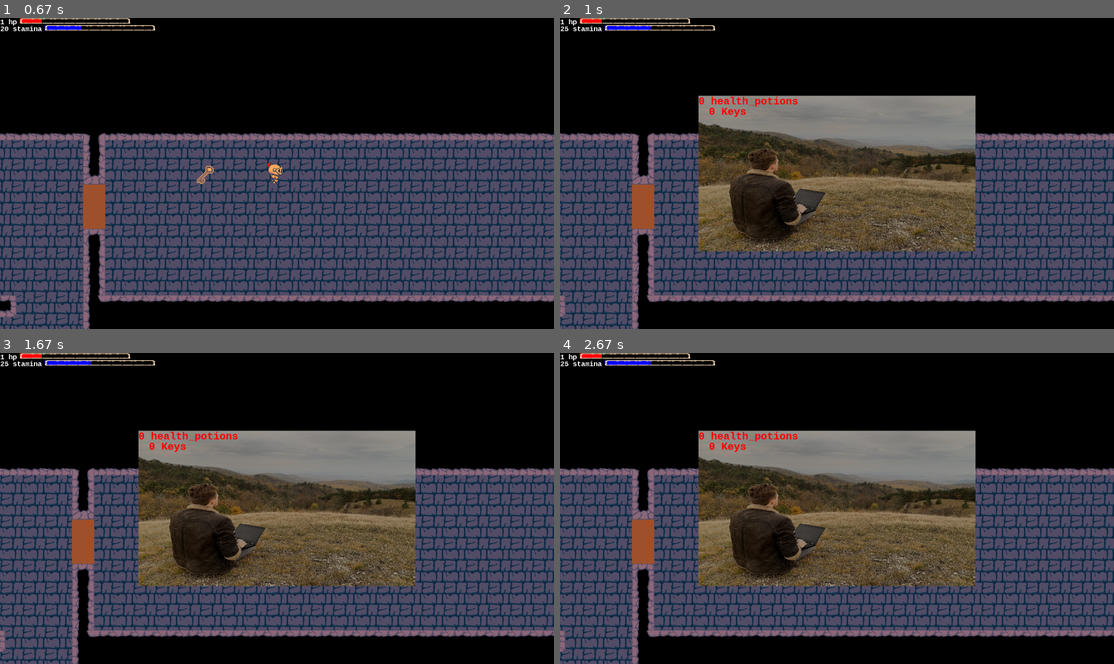
Above: before the commit, frames 1-4 (two rows, left to right).
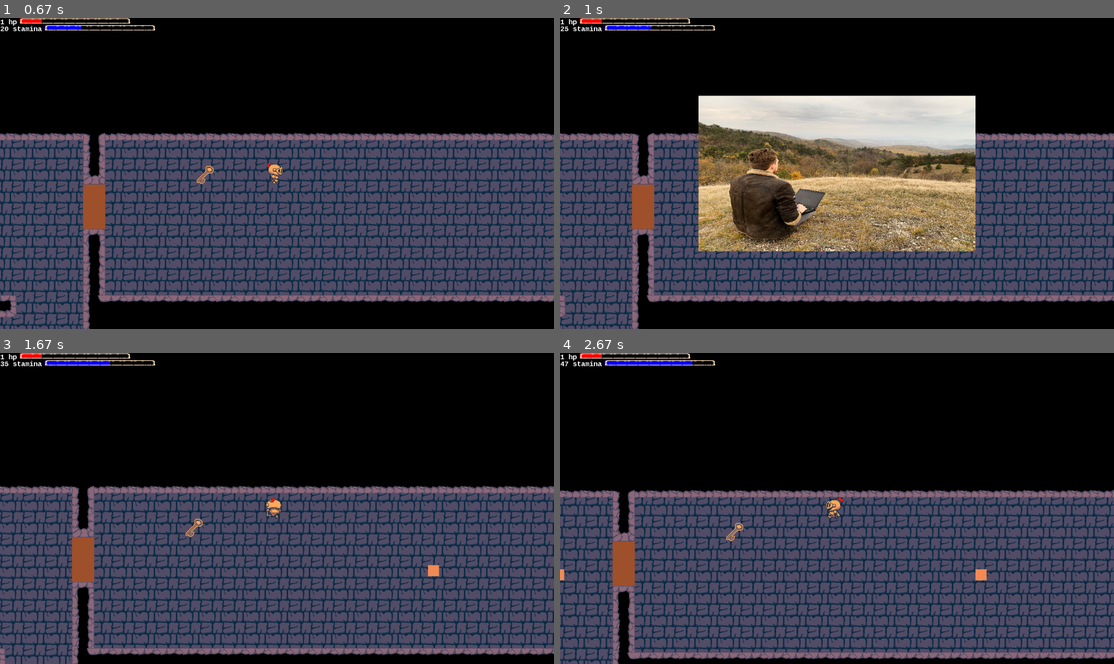
Above: after the commit, the same moments.

Repository: benedekhalaj/pygame-roguelike
Game: pygame game, started from play.py
Two runs of this game, one before a commit and one after it. Both use one fixed random seed, a clock stepped at 60 frames per second and the inputs below.
Inputs:
- Up to frame 1 (0.67 s): hold Right from 0.33 s (still down)
- Up to frame 2 (1 s): release Right at 0.8 s; tap I at 0.83 s
- Up to frame 3 (1.67 s): tap I at 1.17 s; hold Up from 1.5 s (still down); tap Shift at 1.57 s
- Up to frame 4 (2.67 s): release Up at 1.8 s; hold Right 1.83-2.3 s; tap Shift at 1.9, 2.2, 2.4 s; tap Right Shift at 1.98 s; hold Left from 2.33 s (still down)

Frame 1 is identical in both runs. In frame 2, 23% of the frame differs, in the area x 25-75%, y 24-76%; in frame 3, 49%; in frame 4, 49%, in the area x 0-100%, y 2-100%.

Commit message:
Inventory: Rewrite inventory show

Diff:
--- a/model/player/player.py
+++ b/model/player/player.py
@@ -1,3 +1,5 @@
+from os import name
+from typing import Text
 from pygame.transform import scale
 from model import data_manager
 import pygame
@@ -39,8 +41,8 @@
         self.damage_limit = 120
         self.invicible = False
 
-        self.inventory = Inventory(colors, screen_size)
         self.screen_size = screen_size
+        self.inventory = Inventory(self)
         self.attack_in_progress = False
         self.attack_timer_count = 0
         self.attack_timer_limit = 30
@@ -227,11 +229,11 @@
             if self.rect.colliderect(item.rect):
                 if item.visible:
                     if item.type == 'key':
-                        self.inventory.add_key()
+                        self.inventory.add_key(item.texture)
                         item.visible = False
                         SFX_PICK_UP_KEY.play()
                     elif item.type == 'health_potion':
-                        self.inventory.add_health_potion()
+                        self.inventory.add_health_potion(item.texture)
                         item.visible = False
                     elif item.type == 'sword':
                         self.sword.exist = True
@@ -296,46 +298,63 @@
 
 
 class Inventory():
-    def __init__(self, colors, screen_size):
+    def __init__(self, player):
+        self.items_list = [[None, None]]
         self.keys = 0
+        self.key_texture = None
         self.keys_limit = 99
         self.health_potions = 0
-        self.health_potions_limit = 1
-
-        self.width = int(screen_size[0] / 2)
-        self.height = int(screen_size[1] / 2)
+        self.health_potions_texture = None
+        self.health_potions_limit = 5
+
+        self.color = player.colors
+        self.width = int(player.screen_size[0] / 2)
+        self.height = int(player.screen_size[1] / 2)
         self.x = self.width / 2
         self.y = self.height / 2
-        self.position = None
-        self.font_size = 30
-        self.color = colors
-        self.text = self.create_inventory_text()
-        self.background = self.inventory_background()
-        self.rect_image = self.create_icon_background_image()
+        self.outer_line_size = 2
+        self.outer_line_color = self.color.BROWN
+        self.position = (self.x, self.y, self.width, self.height)
+        self.font_size = 25
+        self.gap = (2 * self.outer_line_size) + 10
         self.background = self.create_background_image()
-
+        self.line_number = 0
+        self.shift_position = 0
+        self.new_line = False
+        self.item_icon = None
+
+        self.time_limit = 10
         self.can_hide = False
         self.visible_timer = 0
-        self.visible_timer_limit = 30
+        self.visible_timer_limit = self.time_limit
 
         self.can_show = True
         self.invisible_timer = 0
-        self.invisible_timer_limit = 30
+        self.invisible_timer_limit = self.time_limit
 
         self.visible = False
 
-    def add_key(self):
+    def update_items(self):
+        self.items_list = [[self.keys, self.key_texture],
+                          [self.health_potions, self.health_potions_texture]
+                          ]
+
+    def add_key(self, texture):
+        self.key_texture = texture
         if self.keys < self.keys_limit:
             self.keys += 1
 
     def remove_key(self):
         self.keys -= 1
 
-    def add_health_potion(self):
+    def add_health_potion(self, texture):
+        self.health_potions_texture = texture
         if self.health_potions < self.health_potions_limit:
             self.health_potions += 1
 
     def show_inventory(self):
+        self.update_items()
+        self.create_inventory_items()
         self.visible = True
         self.can_hide = False
         self.visible_timer = 0
@@ -359,26 +378,57 @@
         if self.invisible_timer > self.invisible_timer_limit:
             self.can_show = True
 
-
-
-    def create_inventory_text(self):
-        texts = []
+    def create_inventory_items(self):
+        y = self.y + self.gap
+        x = self.x + self.gap
+        icon_list = []
+
+        for number_of_items, item_list in enumerate(self.items_list):
+            icon = []
+            item_count = item_list[0]
+            if item_count == 0:
+                continue
+            item_picture = item_list[1]
+            if item_picture is not None:
+                width, height = item_picture.get_size()
+            else:
+                width, height = 0, 0
+            x = self.x + (width + self.gap) * number_of_items - self.shift_position
+            if self.is_new_line(x):
+                self.shift_position += number_of_items
+                x = self.x + (width + self.gap) * number_of_items - self.shift_position
+            y = self.y + (height + self.gap) * self.line_number
+            position = (x, y, width, height)
+
+            icon = self.create_icon_background(position)
+            text = self.create_inventory_text(item_count)
+            item = [icon, text, item_picture]
+            icon_list.append(item)
+
+        self.item_icon = icon_list
+
+    def is_new_line(self, x):
+        if x > self.width - self.gap:
+            return True
+        else:
+            return False
+
+    def create_inventory_text(self, item_count):
         font_type = 'couriernew'
-        health_potions = self.health_potions
-        keys = self.keys
         font = pygame.font.SysFont(font_type, self.font_size, bold=True)
-        texts.append(font.render(f"{health_potions} health_potions", False, self.color.RED))
-        texts.append(font.render(f"{int(keys)} Keys", False, self.color.RED))
+        texts = (font.render(f"{item_count}", False, self.color.RED))
         return texts
 
-    def create_icon_background_image(self):
-        background_image = pygame.Surface((self.width, self.height))
-        background_image.set_alpha(100)
-        return background_image
-
-    def inventory_background(self):
-        self.position = (self.x, self.y, self.width, self.height)# EZT REFAKTORÁLNI KELL
-        self.text = self.create_inventory_text()
+    def create_icon_background(self, position):
+        x = position[0]
+        y = position[1]
+        height = position[2]
+        width = position[3]
+        texture_transparent = pygame.Surface((width + self.outer_line_size, height + self.outer_line_size))
+        texture_transparent.set_alpha(100)
+        outer_line_rect = pygame.Rect(x, y, width, height)
+        icon = [texture_transparent, outer_line_rect]
+        return icon
 
     def create_background_image(self):
         image = pygame.image.load("model/map/textures/roli.jpg")
--- a/view/view.py
+++ b/view/view.py
@@ -1,6 +1,5 @@
 import pygame
-
-from model.player.player import Player
+from pygame.constants import WINDOWTAKEFOCUS
 
 WINDOW_WIDTH = 1600
 WINDOW_HEIGHT = 900
@@ -116,12 +115,17 @@
     position_y = inventory.position[1]
     # pygame.draw.rect(window, inventory.color.WHITE, inventory.position)
     window.blit(inventory.background, (position_x, position_y))
-    window.blit(inventory.rect_image, (position_x, position_y))
-    # EZ CSAK ÖSSZE LETT CSAPVA
-    for number, text in enumerate(inventory.text):
-        x = position_x + number * inventory.font_size
-        y = position_y + number * inventory.font_size
-        window.blit(text, (x, y))
+    if inventory.item_icon is not None:
+        for item in inventory.item_icon:
+            x = item[0][1].x + inventory.gap
+            y = item[0][1].y + inventory.gap
+            width = item[0][1].width
+            height = item[0][1].height
+            window.blit(item[0][0], (x, y))
+            pygame.draw.rect(window, inventory.color.WHITE, (x, y, width, height), inventory.outer_line_size)
+            window.blit(item[1], (x + inventory.outer_line_size, y + inventory.outer_line_size))
+            window.blit(item[2], (x, y))
+
 
 
 def refresh_display():
